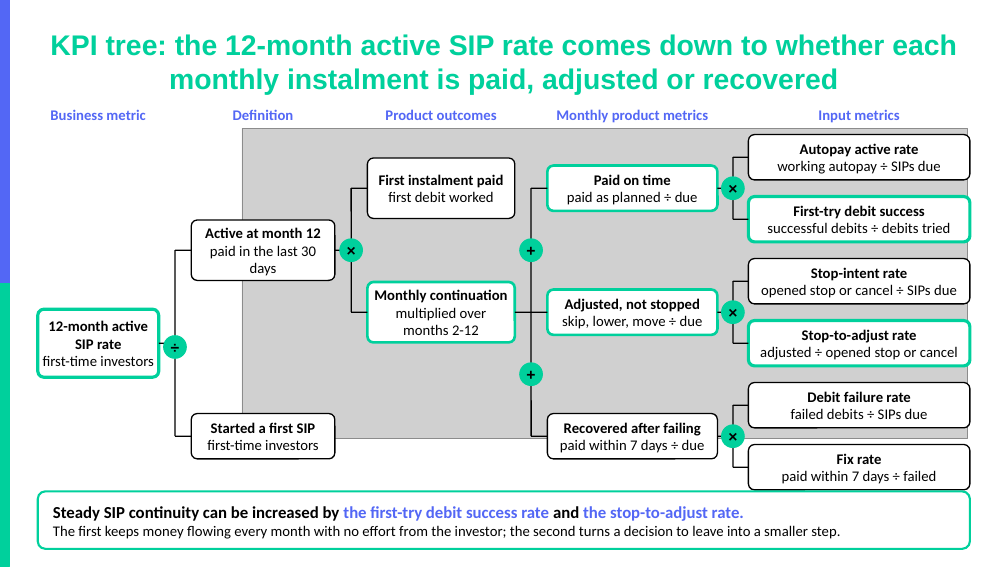
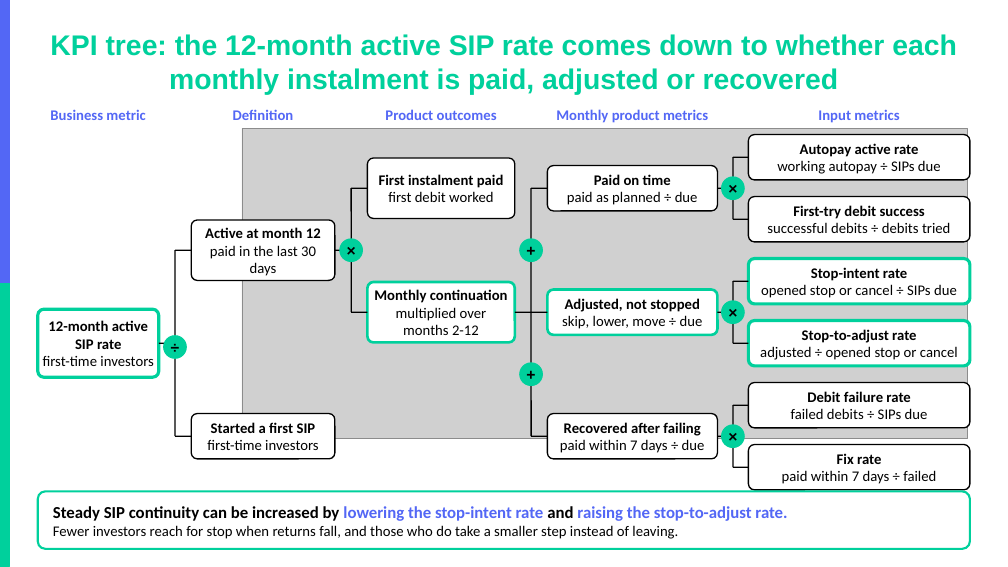
Before and after one commit to akarshita711/NEXTLEAP_GRAD_PROJECT_groww_SIP_research, a slide deck: slide 2 of deck/NL_Groww.pptx. Drawn at 1008x567 pixels with LibreOffice and Linux fonts; fonts in the diff are those of the drawing; grey boxes stand for pictures; background and template pictures are left out. Boxes give left, top, right and bottom in pixels: in the first picture for what was removed or moved away, otherwise in the second. Text is boxed around its words. In the diff, an @@ line names an element or a change of style, - is before the commit and + after.

```diff
--- a/deck/NL_Groww.pptx
+++ b/deck/NL_Groww.pptx
@@ rounded rectangle at box(547, 166, 718, 211): outline #00D09C 2.5 pt to #000000 1.25 pt @@
@@ rounded rectangle at box(749, 197, 970, 242): outline #00D09C 3 pt to #000000 1.25 pt @@
@@ rounded rectangle at box(749, 259, 970, 304): outline #000000 1.25 pt to #00D09C 3 pt @@
@@ text at box(53, 506, 787, 539): text changed; size 14 to 16 pt; bold on @@
-Steady SIP continuity can be increased by the first-try debit success rate and the stop-to-adjust rate.
-The first keeps money flowing every month with no effort from the investor; the second turns a decision to leave into a smaller step.
+Steady SIP continuity can be increased by lowering the stop-intent rate and raising the stop-to-adjust rate.
+Fewer investors reach for stop when returns fall, and those who do take a smaller step instead of leaving.
```
Also in this commit, not shown: 7 other slides changed, 8 other files.
